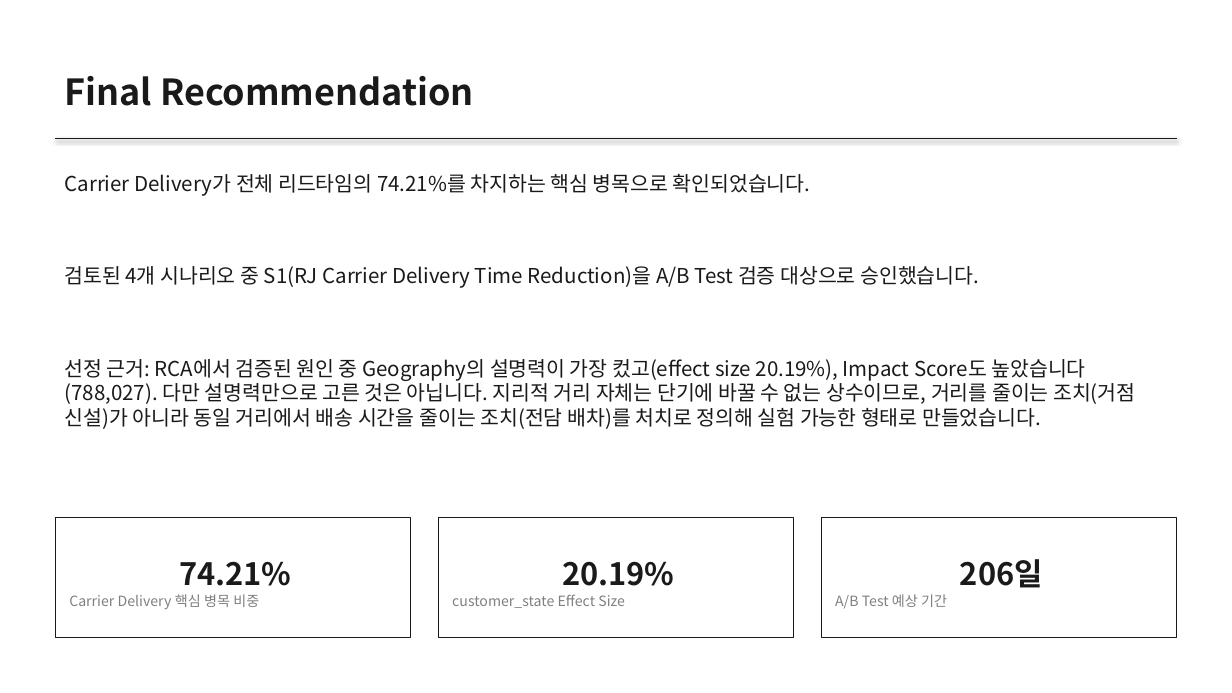
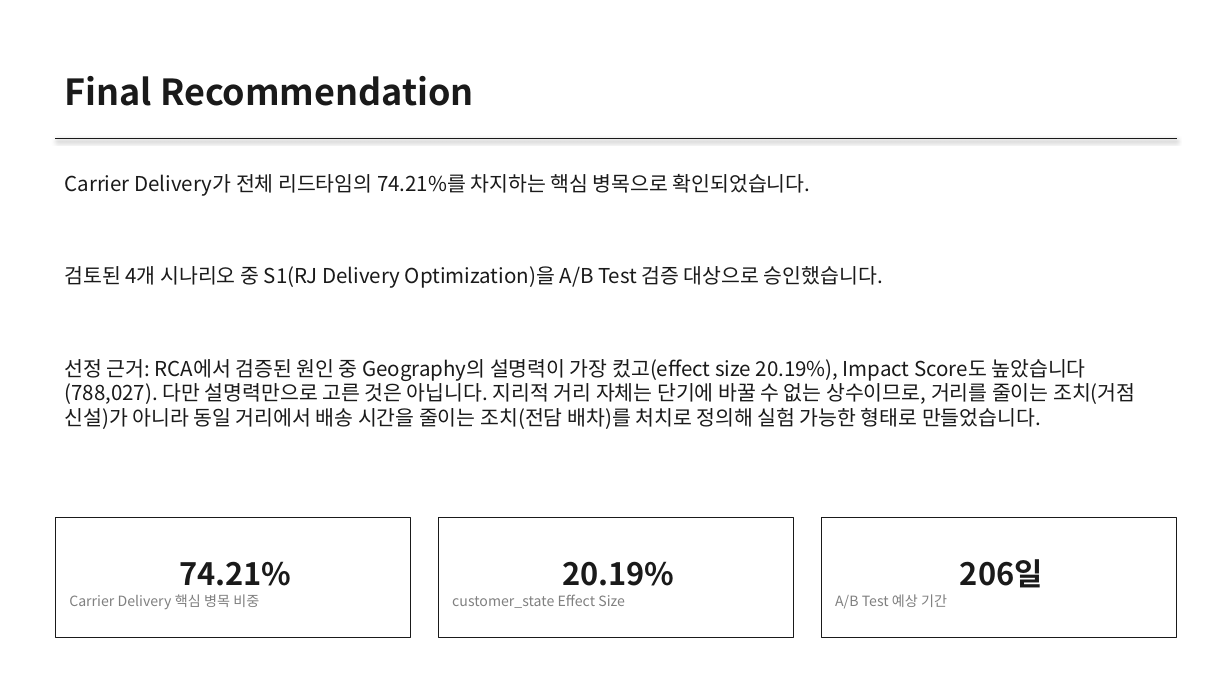
Before and after one commit to JunheePark0224/Olist-BPM-Agent, a slide deck: slide 13 of agent/outputs/executive_report.pptx. Drawn at 1232x693 pixels with LibreOffice and Linux fonts; fonts in the diff are those of the drawing. Boxes give left, top, right and bottom in pixels: in the first picture for what was removed or moved away, otherwise in the second. Text is boxed around its words. In the diff, an @@ line names an element or a change of style, - is before the commit and + after.

```diff
--- a/agent/outputs/executive_report.pptx
+++ b/agent/outputs/executive_report.pptx
@@ text at <box>65,266,883,288</box>: text changed @@
-검토된 4개 시나리오 중 S1(RJ Carrier Delivery Time Reduction)을 A/B Test 검증 대상으로 승인했습니다.
+검토된 4개 시나리오 중 S1(RJ Delivery Optimization)을 A/B Test 검증 대상으로 승인했습니다.
```
Also in this commit, not shown: 5 other slides changed, 12 other files.
